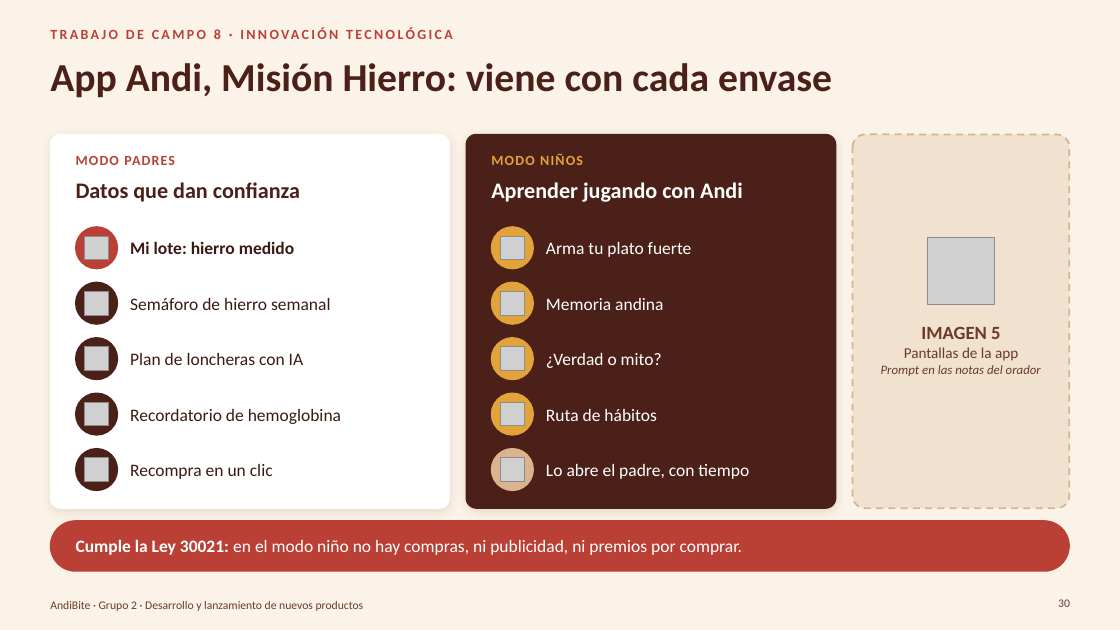
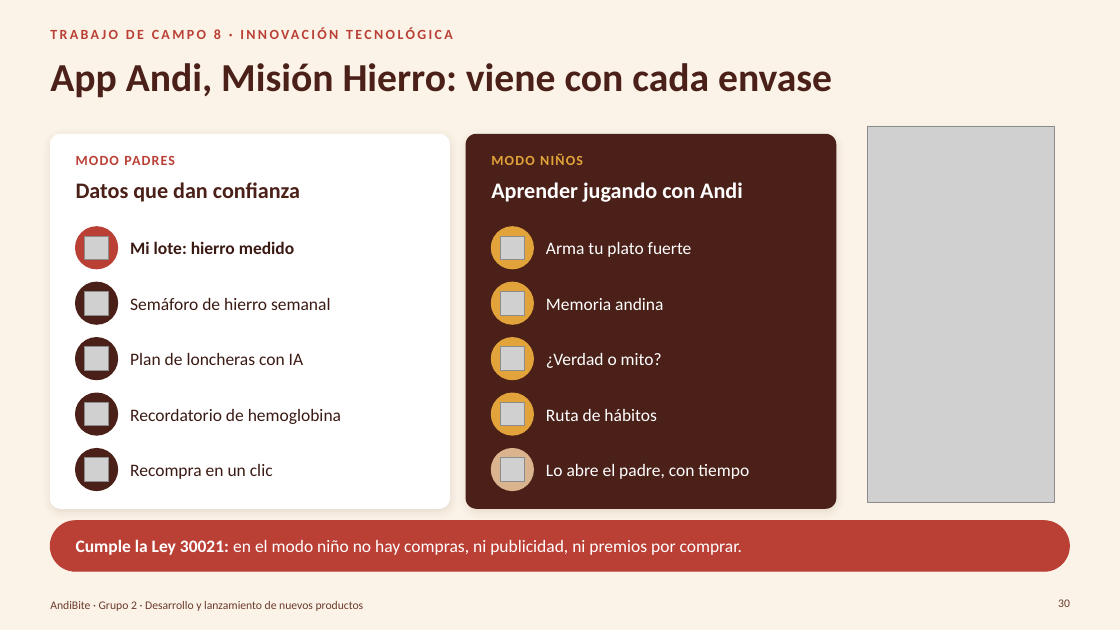
Before and after one commit to Darknow-web/Desarrollo-y-lanzamiento-de-producto-y-marca, a slide deck: slide 30 of 04-reformulacion/TC5-8/TC5-8-AndiBite.pptx. Drawn at 1120x630 pixels with LibreOffice and Linux fonts; fonts in the diff are those of the drawing; grey boxes stand for pictures; background and template pictures are left out. Boxes give left, top, right and bottom in pixels: in the first picture for what was removed or moved away, otherwise in the second. Text is boxed around its words. In the diff, an @@ line names an element or a change of style, - is before the commit and + after.

```diff
--- a/04-reformulacion/TC5-8/TC5-8-AndiBite.pptx
+++ b/04-reformulacion/TC5-8/TC5-8-AndiBite.pptx
@@ rounded rectangle removed at (853,134,1070,508) @@
@@ picture added at (868,126,1054,502) @@
@@ picture removed at (928,238,995,305) @@
@@ text removed at (881,327,1041,376) @@
-IMAGEN 5
-Pantallas de la app
-Prompt en las notas del orador
```
Also in this commit, not shown: 14 other files.
